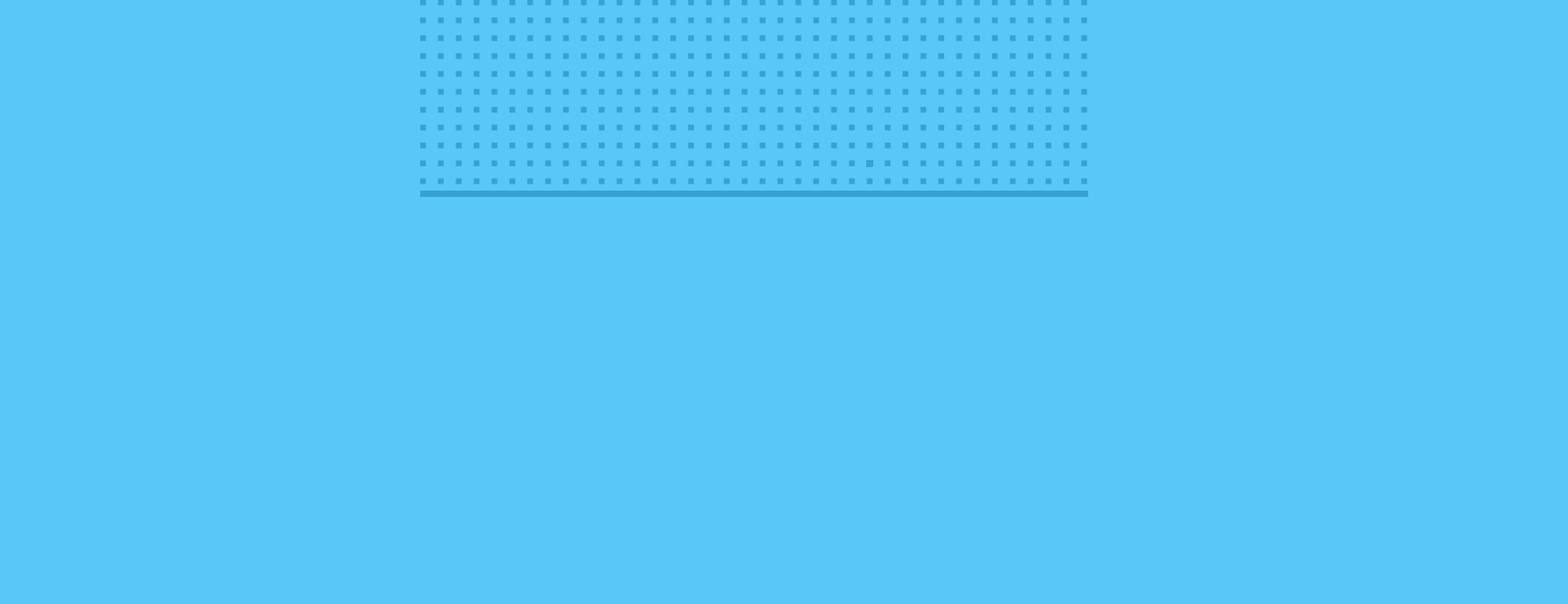
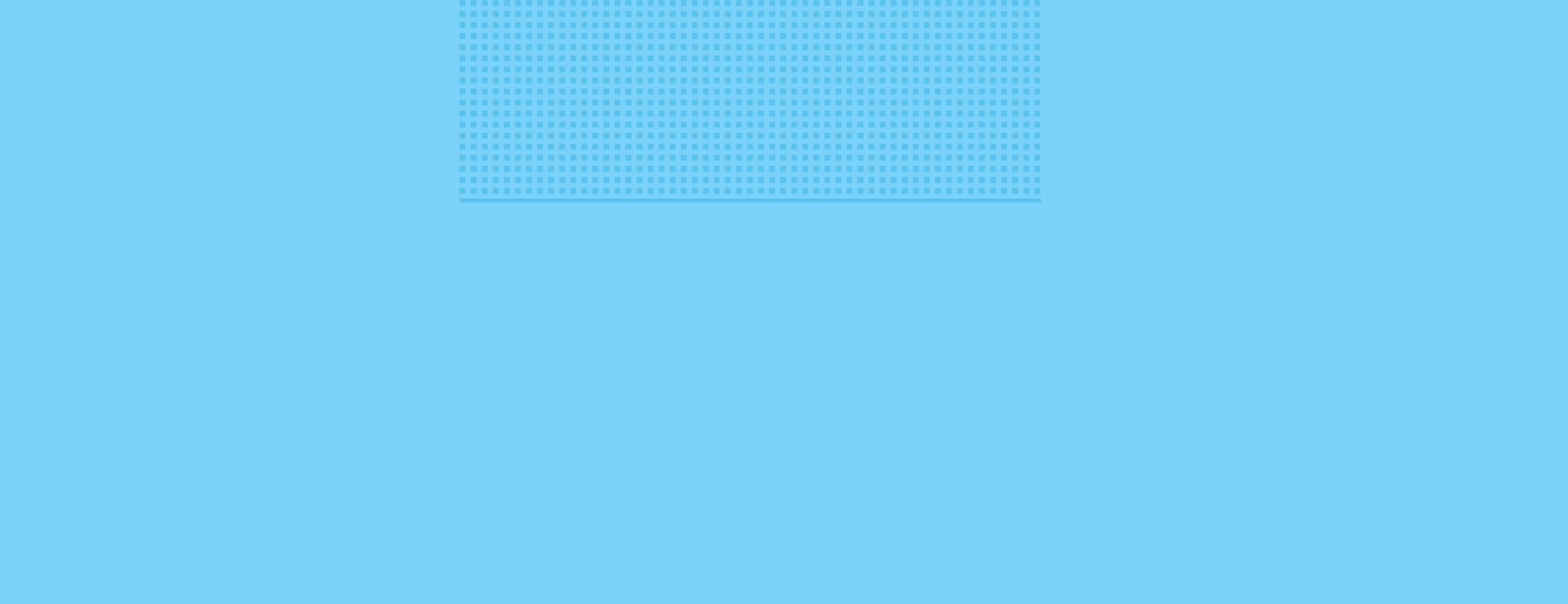
The second 1568×604 image is a revision of the first. Changes to its layers:
"Shape 1": opacity 100% → 50%, painted on it over 420, 190, 1089, 203
"Layer 2": opacity 100% → 50%, painted on it over 420, 0, 1089, 195
"Layer 0": opacity 100% → 80% over 0, 0, 1568, 604
